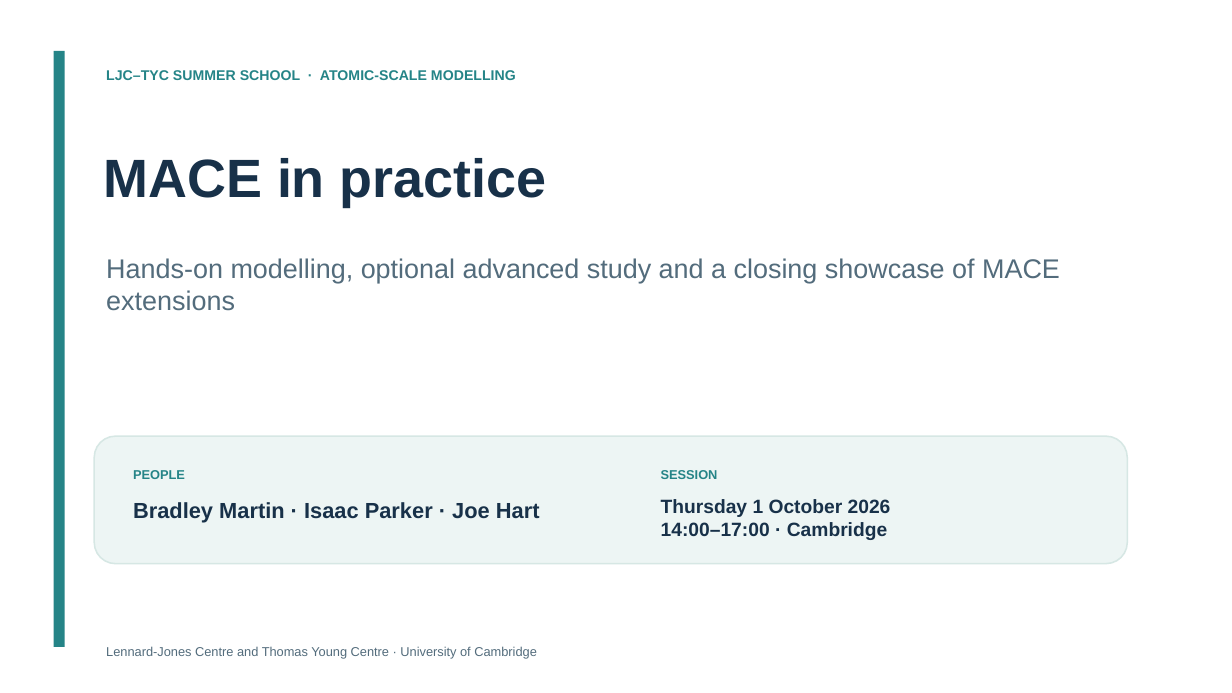
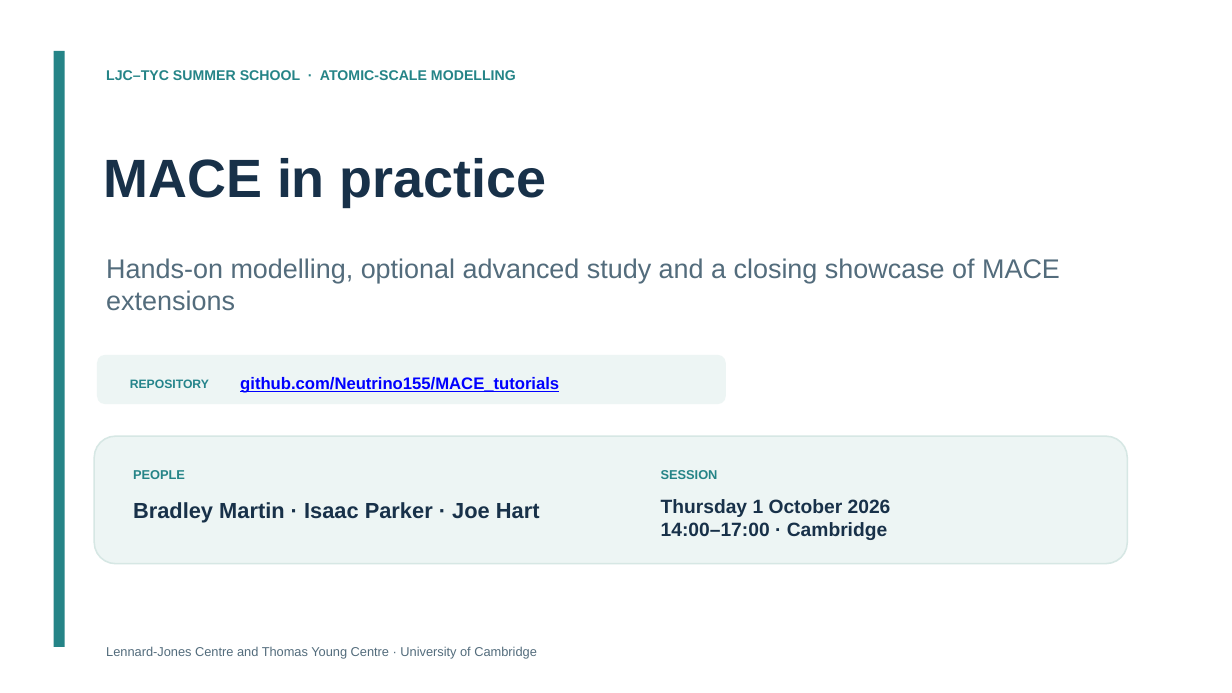
Before and after one commit to Neutrino155/MACE_tutorials, a slide deck: slide 1 of presentations/MACE-in-practice-LJC-Summer-School-Introduction.pptx. Drawn at 1232x693 pixels with LibreOffice and Linux fonts; fonts in the diff are those of the drawing. Boxes give left, top, right and bottom in pixels: in the first picture for what was removed or moved away, otherwise in the second. Text is boxed around its words. In the diff, an @@ line names an element or a change of style, - is before the commit and + after.

```diff
--- a/presentations/MACE-in-practice-LJC-Summer-School-Introduction.pptx
+++ b/presentations/MACE-in-practice-LJC-Summer-School-Introduction.pptx
@@ rounded rectangle added at (x1=97, y1=355, x2=726, y2=404), fill #EDF5F4 @@
@@ text added at (x1=130, y1=379, x2=209, y2=388), 9.5 pt, text #25848B, bold @@
+REPOSITORY
@@ text added at (x1=240, y1=377, x2=559, y2=393), 13 pt, text #0000FF, bold, underline @@
+github.com/Neutrino155/MACE_tutorials
```
Also in this commit, not shown: 2 other slides changed, 1 slide added.
